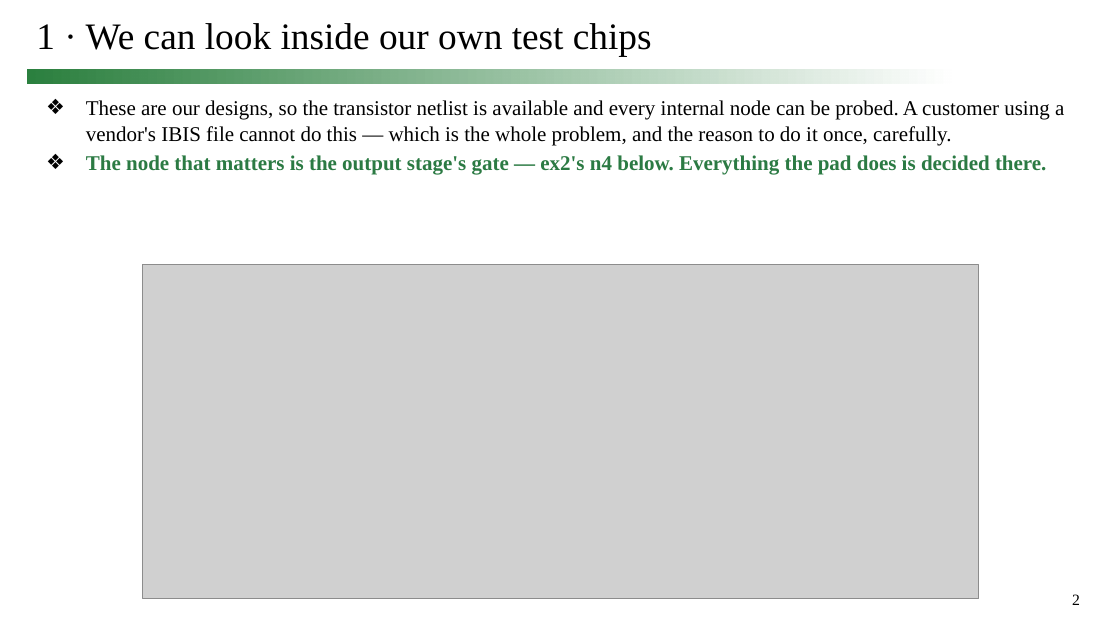
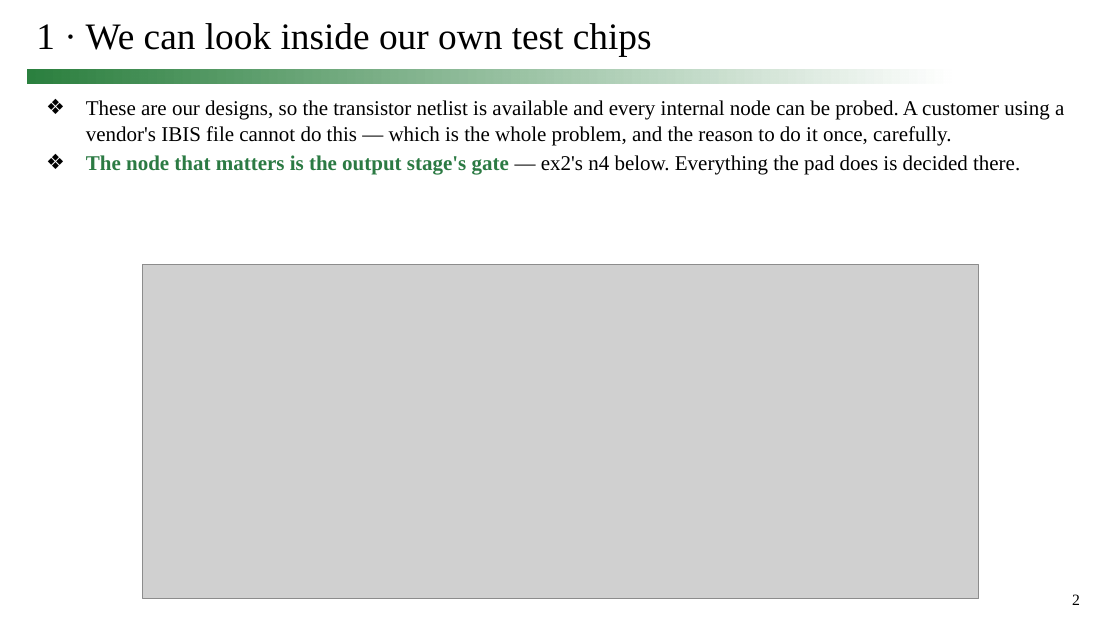
Before and after one commit to simon9721/ibis_comparison, a slide deck: slide 2 of results/meeting_deck_2026-09-24/0924_track1_story.pptx. Drawn at 1120x630 pixels with LibreOffice and Linux fonts; fonts in the diff are those of the drawing; grey boxes stand for pictures. Boxes give left, top, right and bottom in pixels: in the first picture for what was removed or moved away, otherwise in the second. Text is boxed around its words. In the diff, an @@ line names an element or a change of style, - is before the commit and + after.

```diff
--- a/results/meeting_deck_2026-09-24/0924_track1_story.pptx
+++ b/results/meeting_deck_2026-09-24/0924_track1_story.pptx
@@ text at box(86, 155, 1020, 175): text colour #2B7A43 to #000000, bold off in "— ex2's n4 below. Everything the pad ..." @@
```
Also in this commit, not shown: 22 other slides changed, 16 other files.
